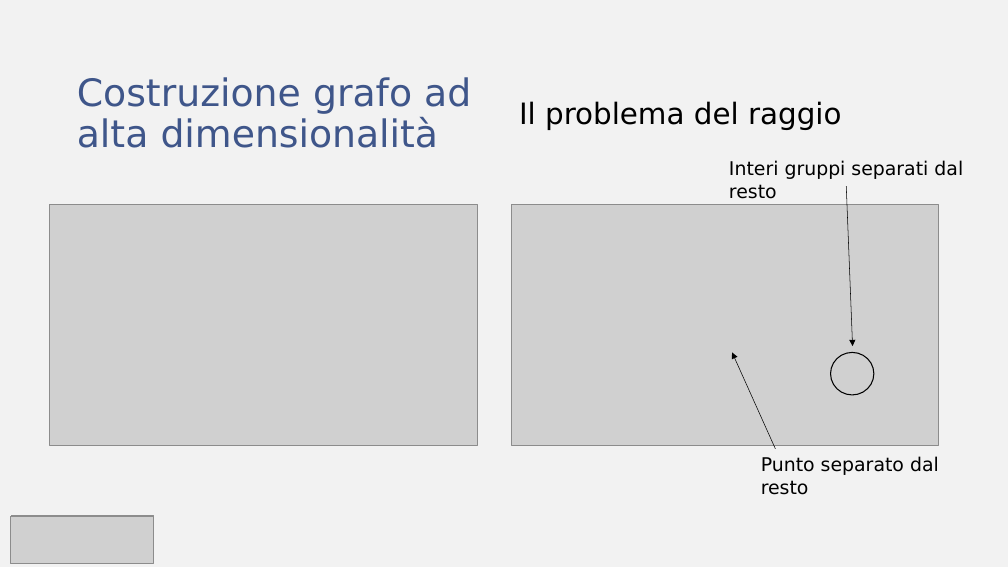
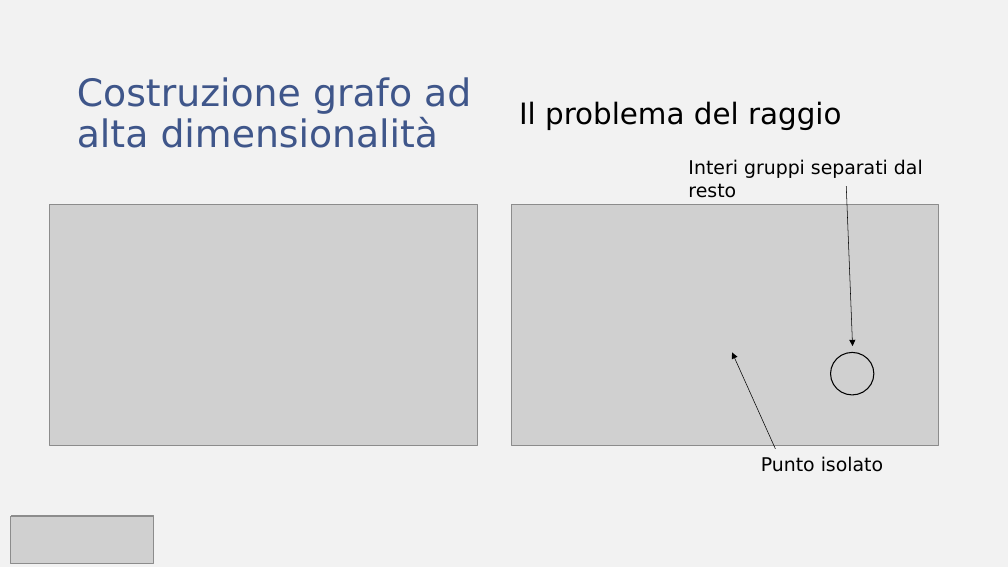
Before and after one commit to fratorgano/dimensionality-reduction, a slide deck: slide 8 of umap/UMAP.pptx. Drawn at 1008x567 pixels with LibreOffice and Linux fonts; fonts in the diff are those of the drawing; grey boxes stand for pictures. Boxes give left, top, right and bottom in pixels: in the first picture for what was removed or moved away, otherwise in the second. Text is boxed around its words. In the diff, an @@ line names an element or a change of style, - is before the commit and + after.

```diff
--- a/umap/UMAP.pptx
+++ b/umap/UMAP.pptx
@@ text "Interi gruppi separati dal resto": place and size @@
-text "Interi gruppi separati dal resto" at box(729, 160, 963, 199)
+text "Interi gruppi separati dal resto" at box(688, 159, 923, 198)
@@ text at box(761, 456, 883, 472): text changed @@
-Punto separato dal resto
+Punto isolato
```
Also in this commit, not shown: 2 other slides changed, 4 slides added, 2 other files.
